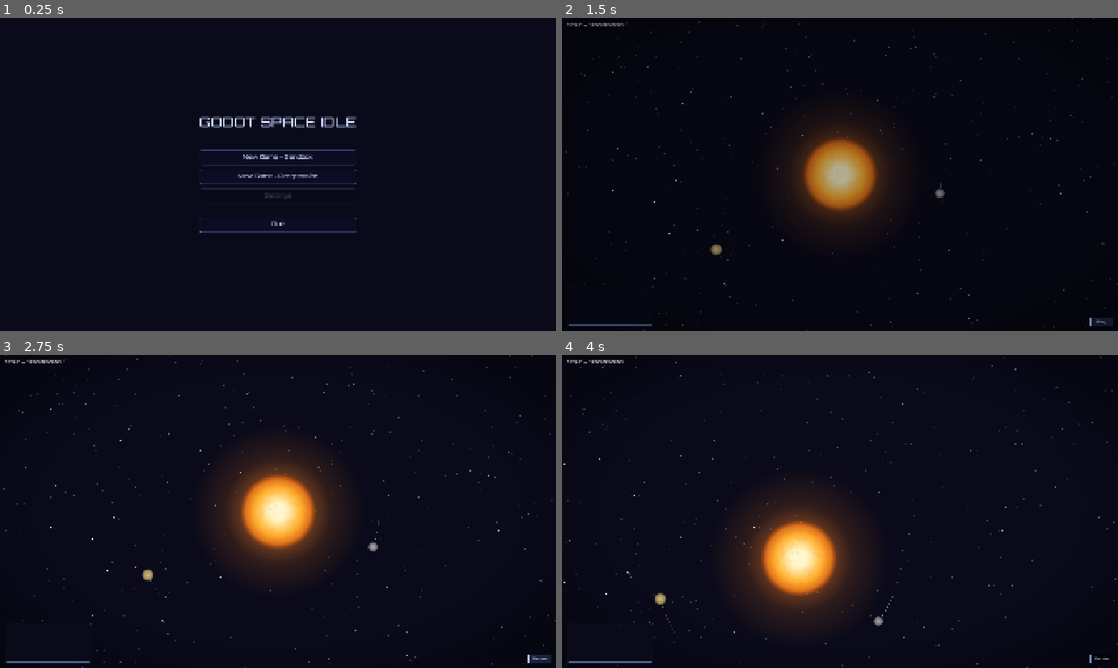
Above: before the commit, frames 1-4 (two rows, left to right).
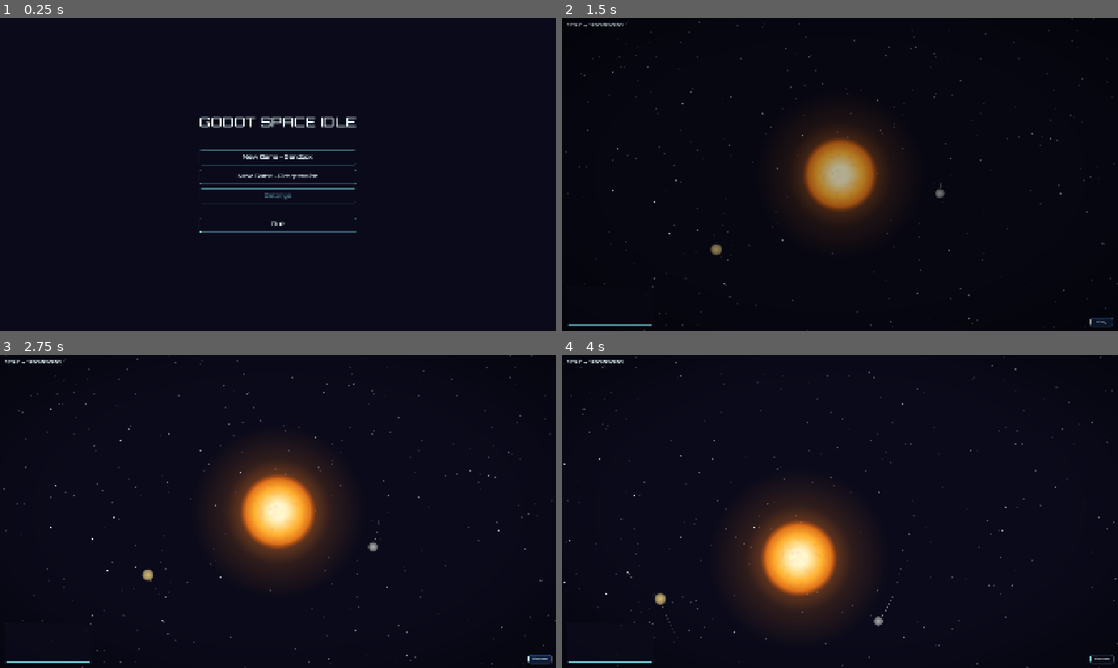
Above: after the commit, the same moments.

Repository: avantgardian/godot-space-idle
Game: Godot game, scene res://scenes/main_menu.tscn
Two runs of this game, one before a commit and one after it. Both use one fixed random seed, a clock stepped at 60 frames per second and the inputs below.
Inputs (mouse positions are in pixels of both pictures, inside the frame that each line leads up to):
- Up to frame 1 (0.25 s): no input
- Up to frame 2 (1.5 s): click "New Game - Sandbox" at 0.5 s; click "Pause" at 1.25 s
- Up to frame 3 (2.75 s): click "Play" at 2 s
- Up to frame 4 (4 s): move the mouse to (962, 495) at 2.77 s; hold Right (ui_right) 2.78-3.5 s; tap L at 2.85 s; click (962, 495) at 2.92 s; drag from (728, 527) to (812, 574) at 3.52 s

The runs differ from the first frame. In frame 1, 1.0% of the frame differs, in the area x 35-65%, y 32-69%; in frame 2, 0.1%; in frame 3, 0.2%; in frame 4, 0.2%.

Commit message:
TRON UI theme: extend game_theme.tres + remove inline StyleBoxes (#83)
- game_theme.tres: TRON button + panel StyleBoxFlats (HULL_LINE/HULL_BRIGHT
  borders at 50% GUI-cap alpha, BG panel fill at 85%, font_color=HULL_BRIGHT,
  font_outline_size=1, font_outline_color=HULL_GLOW). Label default 18pt.
- pause_button.gd: drop inline StyleBoxFlats and font_color override;
  theme drives the visual (kept font_size 14 override for the 80x30 rect).
- planet_popup.gd: drop dynamic StyleBoxFlat; apply theme + add planet-tint
  ColorRect accent stripe on the left edge. Replace inline Colors with
  PAL.* + DU.modulate_alpha.
- event_log.gd: label font_color -> PAL.HULL_BRIGHT.
- main.tscn / progression.tscn: drop MassLabel inline
  theme_override_colors / theme_override_font_sizes (now from theme).
- AGENTS.md: document the game_theme.tres <-> TronPalette literal mirror
  rule (new convention #6) with the token<->literal sync table.

Diff:
--- a/resources/game_theme.tres
+++ b/resources/game_theme.tres
@@ -1,10 +1,10 @@
-[gd_resource type="Theme" load_steps=6 format=3]
+[gd_resource type="Theme" load_steps=7 format=3]
 
 [ext_resource type="FontFile" path="res://resources/fonts/Orbitron-Medium.ttf" id="font_orbitron"]
 
 [sub_resource type="StyleBoxFlat" id="sb_btn_normal"]
-bg_color = Color(0.05, 0.05, 0.15, 0.7)
-border_color = Color(0.3, 0.4, 0.6, 0.8)
+bg_color = Color(0.04, 0.04, 0.102, 0.7)
+border_color = Color(0.55, 0.95, 1.0, 0.5)
 border_width_left = 2
 border_width_top = 2
 border_width_right = 2
@@ -19,8 +19,8 @@
 content_margin_bottom = 8.0
 
 [sub_resource type="StyleBoxFlat" id="sb_btn_hover"]
-bg_color = Color(0.12, 0.15, 0.3, 0.8)
-border_color = Color(0.5, 0.6, 0.9, 1.0)
+bg_color = Color(0.18, 0.55, 1.0, 0.18)
+border_color = Color(0.92, 1.0, 1.0, 0.5)
 border_width_left = 2
 border_width_top = 2
 border_width_right = 2
@@ -35,8 +35,8 @@
 content_margin_bottom = 8.0
 
 [sub_resource type="StyleBoxFlat" id="sb_btn_pressed"]
-bg_color = Color(0.08, 0.1, 0.25, 0.8)
-border_color = Color(0.6, 0.7, 1.0, 1.0)
+bg_color = Color(0.18, 0.55, 1.0, 0.3)
+border_color = Color(0.92, 1.0, 1.0, 0.65)
 border_width_left = 2
 border_width_top = 2
 border_width_right = 2
@@ -51,8 +51,8 @@
 content_margin_bottom = 8.0
 
 [sub_resource type="StyleBoxFlat" id="sb_btn_disabled"]
-bg_color = Color(0.03, 0.03, 0.08, 0.4)
-border_color = Color(0.15, 0.15, 0.25, 0.4)
+bg_color = Color(0.04, 0.04, 0.102, 0.4)
+border_color = Color(0.55, 0.95, 1.0, 0.2)
 border_width_left = 2
 border_width_top = 2
 border_width_right = 2
@@ -67,8 +67,8 @@
 content_margin_bottom = 8.0
 
 [sub_resource type="StyleBoxFlat" id="sb_panel"]
-bg_color = Color(0.04, 0.04, 0.1, 0.88)
-border_color = Color(0.35, 0.45, 0.65, 0.6)
+bg_color = Color(0.04, 0.04, 0.102, 0.85)
+border_color = Color(0.55, 0.95, 1.0, 0.5)
 border_width_left = 1
 border_width_top = 1
 border_width_right = 1
@@ -88,9 +88,15 @@
 Button/styles/hover = SubResource("sb_btn_hover")
 Button/styles/pressed = SubResource("sb_btn_pressed")
 Button/styles/disabled = SubResource("sb_btn_disabled")
-Button/colors/font_color = Color(0.75, 0.8, 0.9, 1.0)
-Button/colors/font_disabled_color = Color(0.35, 0.35, 0.4, 0.5)
+Button/colors/font_color = Color(0.92, 1.0, 1.0, 1.0)
+Button/colors/font_hover_color = Color(0.92, 1.0, 1.0, 1.0)
+Button/colors/font_pressed_color = Color(0.92, 1.0, 1.0, 1.0)
+Button/colors/font_disabled_color = Color(0.55, 0.95, 1.0, 0.4)
+Button/colors/font_outline_color = Color(0.18, 0.55, 1.0, 0.45)
+Button/constants/font_outline_size = 1
 Button/font_sizes/font_size = 20
-Label/colors/font_color = Color(0.8, 0.85, 1.0, 1.0)
-Label/font_sizes/font_size = 14
+Label/colors/font_color = Color(0.92, 1.0, 1.0, 1.0)
+Label/colors/font_outline_color = Color(0.18, 0.55, 1.0, 0.45)
+Label/constants/font_outline_size = 1
+Label/font_sizes/font_size = 18
 Panel/styles/panel = SubResource("sb_panel")
--- a/scenes/main.tscn
+++ b/scenes/main.tscn
@@ -109,8 +109,6 @@
 [node name="MassLabel" type="Label" parent="UI" unique_id=760719478]
 offset_left = 16.0
 offset_top = 16.0
-theme_override_colors/font_color = Color(0.8, 0.8, 0.85, 1)
-theme_override_font_sizes/font_size = 18
 text = "Msun = 1.000"
 
 [node name="EventLog" type="Node" parent="UI"]
--- a/scenes/progression.tscn
+++ b/scenes/progression.tscn
@@ -28,8 +28,6 @@
 [node name="MassLabel" type="Label" parent="UI"]
 offset_left = 16.0
 offset_top = 16.0
-theme_override_colors/font_color = Color(0.8, 0.8, 0.85, 1)
-theme_override_font_sizes/font_size = 18
 text = "Msun = 1.000"
 
 [node name="EventLog" type="Node" parent="UI"]
--- a/scripts/event_log.gd
+++ b/scripts/event_log.gd
@@ -1,5 +1,7 @@
 class_name EventLog
 extends Node
+
+const PAL := preload("res://scripts/tron_palette.gd")
 
 const DURATION := 60.0
 const MAX_ENTRIES := 30
@@ -29,7 +31,7 @@
 	var lbl := Label.new()
 	lbl.text = msg
 	lbl.add_theme_font_size_override("font_size", 11)
-	lbl.add_theme_color_override("font_color", Color(0.7, 0.75, 0.85, 1.0))
+	lbl.add_theme_color_override("font_color", PAL.HULL_BRIGHT)
 	_container.add_child(lbl)
 	_container.move_child(lbl, 0)
 	_entries.append({ label = lbl, age = 0.0 })
--- a/scripts/pause_button.gd
+++ b/scripts/pause_button.gd
@@ -16,41 +16,6 @@
 	offset_bottom = -16.0
 	text = "Pause"
 
-	var sb := StyleBoxFlat.new()
-	sb.bg_color = Color(0.0, 0.0, 0.0, 0.5)
-	sb.border_color = Color(0.5, 0.6, 0.8, 0.9)
-	sb.border_width_left = 1
-	sb.border_width_top = 1
-	sb.border_width_right = 1
-	sb.border_width_bottom = 1
-	sb.corner_radius_top_left = 4
-	sb.corner_radius_top_right = 4
-	sb.corner_radius_bottom_right = 4
-	sb.corner_radius_bottom_left = 4
-	sb.content_margin_left = 12
-	sb.content_margin_right = 12
-	sb.content_margin_top = 4
-	sb.content_margin_bottom = 4
-	add_theme_stylebox_override("normal", sb)
-
-	var sb_hover := StyleBoxFlat.new()
-	sb_hover.bg_color = Color(0.15, 0.2, 0.35, 0.6)
-	sb_hover.border_color = Color(0.7, 0.8, 1.0, 1.0)
-	sb_hover.border_width_left = 1
-	sb_hover.border_width_top = 1
-	sb_hover.border_width_right = 1
-	sb_hover.border_width_bottom = 1
-	sb_hover.corner_radius_top_left = 4
-	sb_hover.corner_radius_top_right = 4
-	sb_hover.corner_radius_bottom_right = 4
-	sb_hover.corner_radius_bottom_left = 4
-	sb_hover.content_margin_left = 12
-	sb_hover.content_margin_right = 12
-	sb_hover.content_margin_top = 4
-	sb_hover.content_margin_bottom = 4
-	add_theme_stylebox_override("hover", sb_hover)
-
-	add_theme_color_override("font_color", Color(0.8, 0.85, 1.0, 1.0))
 	add_theme_font_size_override("font_size", 14)
 
 	_overlay = ColorRect.new()
--- a/scripts/planet_popup.gd
+++ b/scripts/planet_popup.gd
@@ -1,28 +1,35 @@
 class_name PlanetPopup
 extends Panel
+
+const PAL := preload("res://scripts/tron_palette.gd")
+const DU := preload("res://scripts/draw_utils.gd")
 
 var _planet_node: Node2D
 var _camera: Camera2D
 var _popup_labels: Dictionary = {}
+var _planet_color: Color
 
 func show_for_planet(planet_node: Node2D, camera: Camera2D):
 	_planet_node = planet_node
 	_camera = camera
+	_planet_color = planet_node.planet_color
 
 	mouse_filter = MOUSE_FILTER_IGNORE
 
-	var sb := StyleBoxFlat.new()
-	sb.bg_color = Color(0.04, 0.04, 0.1, 0.88)
-	sb.border_color = planet_node.planet_color
-	sb.border_width_left = 3
-	sb.border_width_top = 1
-	sb.border_width_right = 1
-	sb.border_width_bottom = 1
-	sb.corner_radius_top_left = 6
-	sb.corner_radius_top_right = 6
-	sb.corner_radius_bottom_right = 6
-	sb.corner_radius_bottom_left = 6
-	add_theme_stylebox_override("panel", sb)
+	theme = load("res://resources/game_theme.tres") as Theme
+
+	var stripe := ColorRect.new()
+	stripe.name = "AccentStripe"
+	stripe.color = DU.modulate_alpha(_planet_color, 0.9)
+	stripe.anchor_left = 0.0
+	stripe.anchor_top = 0.0
+	stripe.anchor_right = 0.0
+	stripe.anchor_bottom = 1.0
+	stripe.offset_left = 4.0
+	stripe.offset_top = 8.0
+	stripe.offset_right = 7.0
+	stripe.offset_bottom = -8.0
+	add_child(stripe)
 
 	var margin := MarginContainer.new()
 	margin.anchor_left = 0.0
@@ -46,13 +53,13 @@
 	var name_label := Label.new()
 	name_label.text = planet_node.planet_name
 	name_label.add_theme_font_size_override("font_size", 18)
-	name_label.add_theme_color_override("font_color", Color(0.92, 0.94, 1.0, 1.0))
+	name_label.add_theme_color_override("font_color", PAL.HULL_BRIGHT)
 	vbox.add_child(name_label)
 
 	var sep := ColorRect.new()
 	sep.custom_minimum_size = Vector2(0, 1)
 	sep.size_flags_horizontal = Control.SIZE_SHRINK_CENTER
-	sep.color = Color(0.3, 0.4, 0.6, 0.25)
+	sep.color = DU.modulate_alpha(PAL.HULL_LINE, 0.3)
 	vbox.add_child(sep)
 
 	var fields := [
@@ -67,12 +74,12 @@
 		var lbl := Label.new()
 		lbl.text = f.label
 		lbl.add_theme_font_size_override("font_size", 11)
-		lbl.add_theme_color_override("font_color", Color(0.55, 0.6, 0.7, 1.0))
+		lbl.add_theme_color_override("font_color", DU.modulate_alpha(PAL.HULL_LINE, 0.7))
 		lbl.custom_minimum_size = Vector2(48, 0)
 		hbox.add_child(lbl)
 		var val := Label.new()
 		val.add_theme_font_size_override("font_size", 11)
-		val.add_theme_color_override("font_color", Color(0.85, 0.9, 1.0, 1.0))
+		val.add_theme_color_override("font_color", PAL.HULL_BRIGHT)
 		hbox.add_child(val)
 		_popup_labels[f.key] = val
 		vbox.add_child(hbox)
Not shown, changed: AGENTS.md
